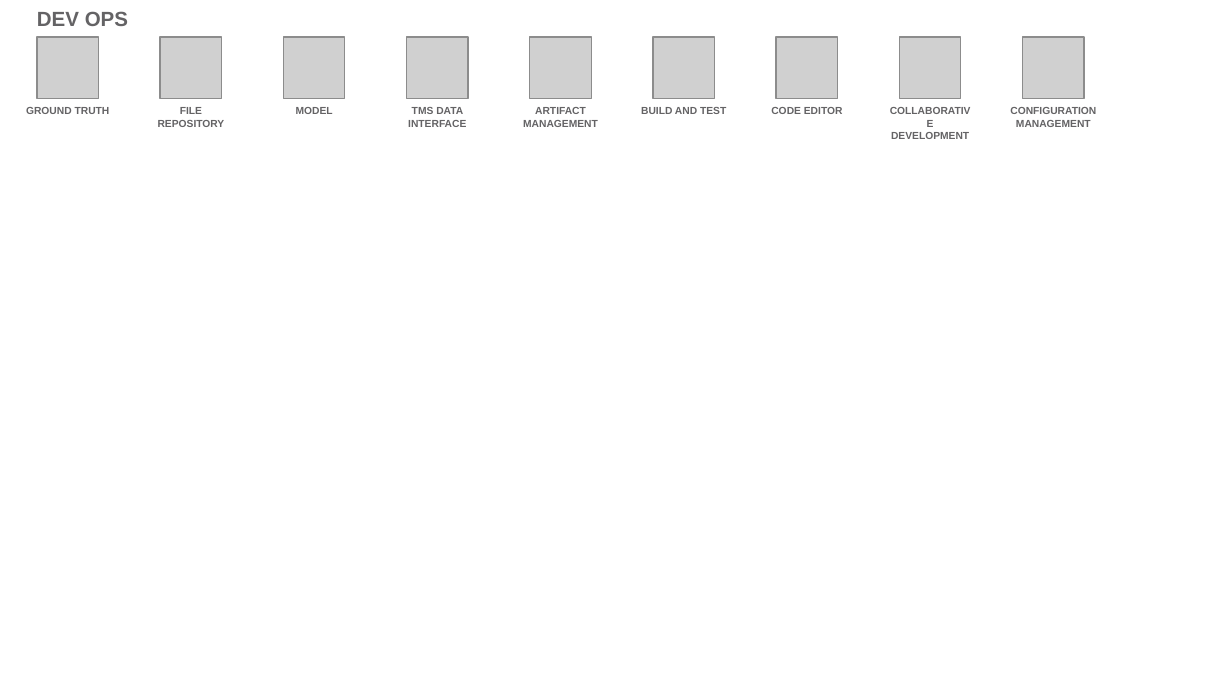
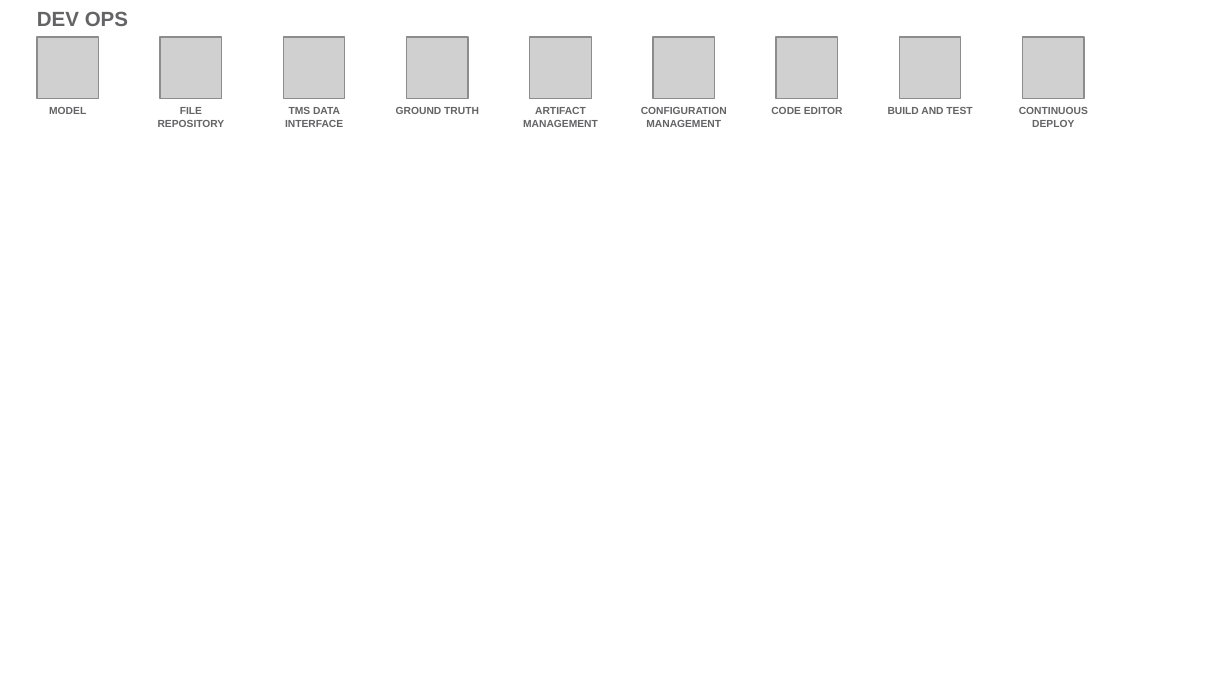
Before and after one commit to l2fprod/myarchitecture, a slide deck: slide 16 of mycatalog-architecture-diagram-template.pptx. Drawn at 1232x693 pixels with LibreOffice and Linux fonts; fonts in the diff are those of the drawing; grey boxes stand for pictures. Boxes give left, top, right and bottom in pixels: in the first picture for what was removed or moved away, otherwise in the second. Text is boxed around its words. In the diff, an @@ line names an element or a change of style, - is before the commit and + after.

```diff
--- a/mycatalog-architecture-diagram-template.pptx
+++ b/mycatalog-architecture-diagram-template.pptx
@@ text at (49, 107, 86, 114): text changed @@
-GROUND TRUTH
+MODEL
@@ text "TMS DATA INTERFACE": place and size @@
-text "TMS DATA INTERFACE" at (408, 107, 466, 127)
+text "TMS DATA INTERFACE" at (285, 107, 343, 127)
@@ text removed at (296, 107, 333, 114) @@
-MODEL
@@ text added at (396, 107, 479, 114), 6 pt, text #646365, bold @@
+GROUND TRUTH
@@ text at (641, 107, 727, 127): text changed @@
-BUILD AND TEST
+CONFIGURATION MANAGEMENT
@@ text at (888, 107, 972, 114): text changed @@
-COLLABORATIVE DEVELOPMENT
+BUILD AND TEST
@@ text at (1019, 107, 1088, 127): text changed @@
-CONFIGURATION MANAGEMENT
+CONTINUOUS DEPLOY
```
Also in this commit, not shown: 14 other slides changed, 1 slide added, 1 slide removed.
